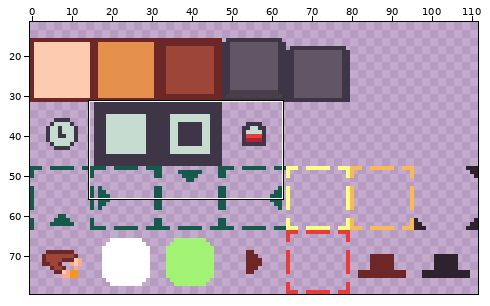
File history of a pixel-art file, Project Games/project BitCraft/Aseprite/Interactable_Icons.aseprite. Above, an overview of the earlier version with the close-up marked.
Close-up. As it was:
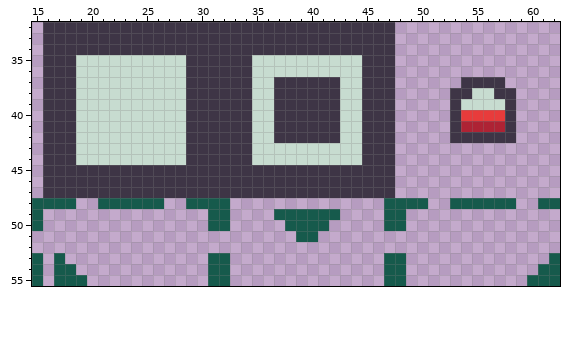
112x80 pixels, 1 frame. Colours within 5 levels of each other are drawn and written as one. Shown: x 15..62, y 32..55. The wide view leaves out empty margins.
After the commit:
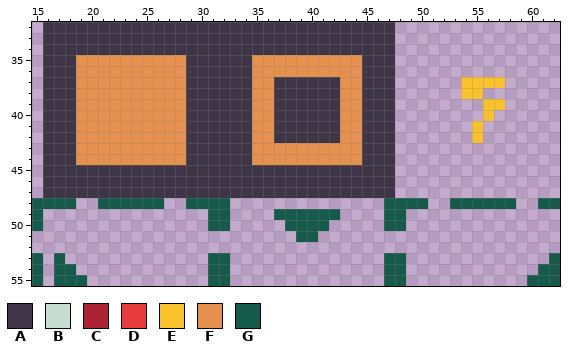
Palette (. is transparent): A #3e3546  B #c7dcd0  C #ae2334  D #e83b3b  E #f9c22b  F #e6904e  G #165a4c
Changes in this commit:
{"y":35,"x":19,"old":"BBBBBBBBBB","new":"FFFFFFFFFF"}
{"y":35,"x":35,"old":"BBBBBBBBBB","new":"FFFFFFFFFF"}
{"y":36,"x":19,"old":"BBBBBBBBBB","new":"FFFFFFFFFF"}
{"y":36,"x":35,"old":"BBBBBBBBBB","new":"FFFFFFFFFF"}
{"y":37,"x":19,"old":"BBBBBBBBBB","new":"FFFFFFFFFF"}
{"y":37,"x":35,"old":"BB","new":"FF"}
{"y":37,"x":43,"old":"BB","new":"FF"}
{"y":37,"x":54,"old":"AAAA","new":"EEEE"}
{"y":38,"x":19,"old":"BBBBBBBBBB","new":"FFFFFFFFFF"}
{"y":38,"x":35,"old":"BB","new":"FF"}
{"y":38,"x":43,"old":"BB","new":"FF"}
{"y":38,"x":53,"old":"AABBAA","new":".EE..."}
{"y":39,"x":19,"old":"BBBBBBBBBB","new":"FFFFFFFFFF"}
{"y":39,"x":35,"old":"BB","new":"FF"}
{"y":39,"x":43,"old":"BB","new":"FF"}
{"y":39,"x":53,"old":"ABBBBA","new":"...EE."}
{"y":40,"x":19,"old":"BBBBBBBBBB","new":"FFFFFFFFFF"}
{"y":40,"x":35,"old":"BB","new":"FF"}
{"y":40,"x":43,"old":"BB","new":"FF"}
{"y":40,"x":53,"old":"ADDDDA","new":"...E.."}
{"y":41,"x":19,"old":"BBBBBBBBBB","new":"FFFFFFFFFF"}
{"y":41,"x":35,"old":"BB","new":"FF"}
{"y":41,"x":43,"old":"BB","new":"FF"}
{"y":41,"x":53,"old":"ACCCCA","new":"..E..."}
{"y":42,"x":19,"old":"BBBBBBBBBB","new":"FFFFFFFFFF"}
{"y":42,"x":35,"old":"BB","new":"FF"}
{"y":42,"x":43,"old":"BB","new":"FF"}
{"y":42,"x":53,"old":"AAAAAA","new":"..E..."}
{"y":43,"x":19,"old":"BBBBBBBBBB","new":"FFFFFFFFFF"}
{"y":43,"x":35,"old":"BBBBBBBBBB","new":"FFFFFFFFFF"}
{"y":44,"x":19,"old":"BBBBBBBBBB","new":"FFFFFFFFFF"}
{"y":44,"x":35,"old":"BBBBBBBBBB","new":"FFFFFFFFFF"}
{"label":"changed","picture_box":[76,55,186,165]}
{"label":"changed","picture_box":[252,55,362,165]}
{"label":"changed","picture_box":[450,77,516,143]}
